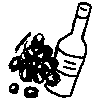
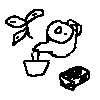
Layered file, before and after one edit (100px x 100px). Changes by layer:
showed "图层 36" over left=5, top=9, right=90, bottom=91
hid "图层 34" over left=8, top=2, right=92, bottom=98
